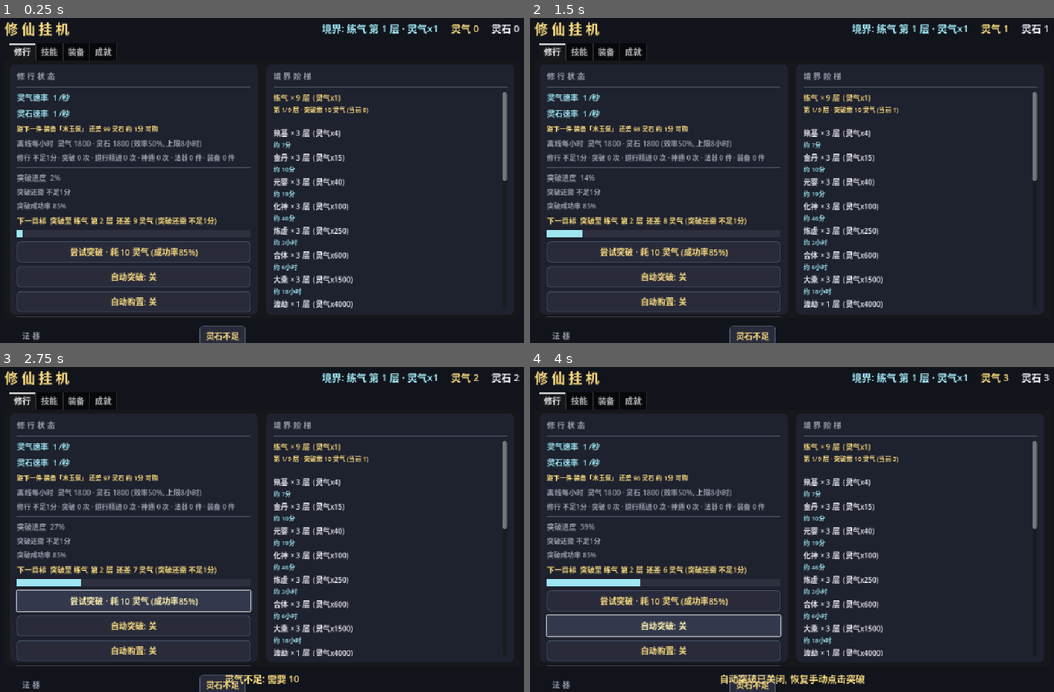
Above: before the commit, frames 1-4 (two rows, left to right).
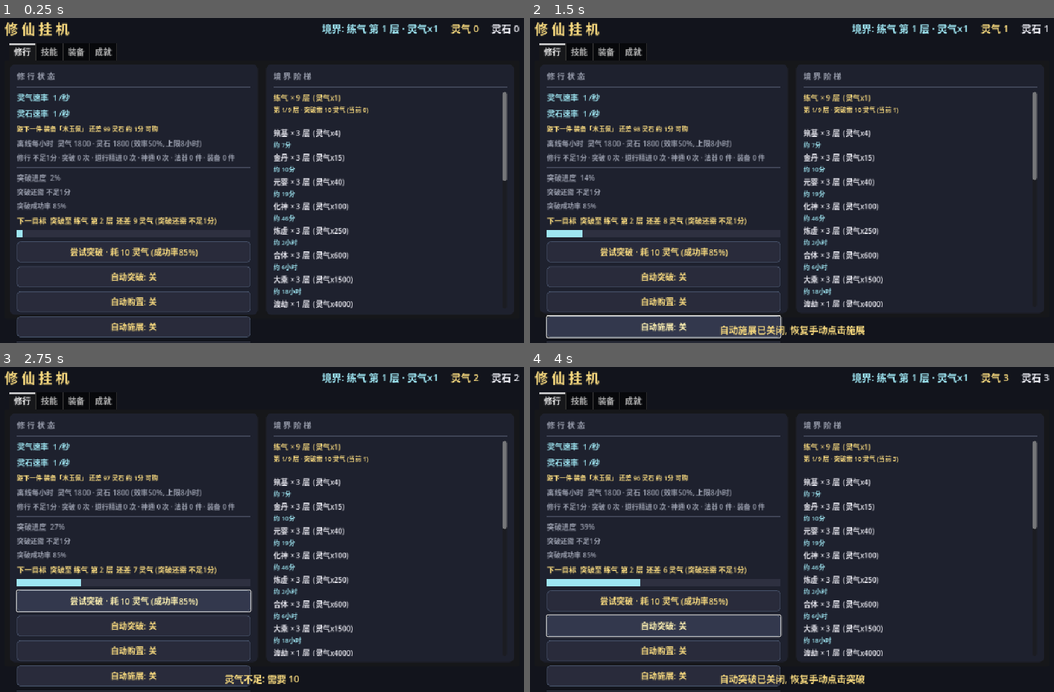
Above: after the commit, the same moments.

Repository: playerss/xiuxian-idle-godot
Game: Godot game, scene res://scenes/main.tscn
Same seed, same stepped clock (60 frames per second), same inputs: the game is played once before the commit and once after it.
Inputs (mouse positions are in pixels of both pictures, inside the frame that each line leads up to):
- Up to frame 1 (0.25 s): no input
- Up to frame 2 (1.5 s): click (661, 326) at 0.5 s, where only the run after the commit has a clickable "自动施展: 关"; click (661, 326) at 1.25 s, where only the run after the commit has a clickable "自动施展: 开"
- Up to frame 3 (2.75 s): click "尝试突破 · 耗 10 灵气 (成功率85%)" at 2 s
- Up to frame 4 (4 s): click "自动突破: 关" at 2.75 s; click "自动突破: 开" at 3.5 s

The runs differ from the first frame. In frame 1, 2.9% of the frame differs, in the area x 3-48%, y 91-100%; in frame 2, 3.7%, in the area x 3-97%, y 49-100%; in frame 3, 2.9%; in frame 4, 2.9%.

Commit message:
feat(打磨-69): 自动施展 — 挂机时主动神通冷却完毕仍要手动逐个点施展(一键施展也需手动点击), 与打磨-67/68自动系列口径不齐; 修行页自动购置下加"自动施展:关"开关按钮 (toggle_mode): 开启后 GameData._process 每帧自动施展所有就绪(无冷却)的已学主动神通 (复用use_all_active口径: 复用use_active_skill的冷却/爆发/skill_use埋点, 爆发=当前灵气速率x爆发秒数, 飞升后=道行); 置于_tick_active_cd之前: 冷却归零同帧即自动施展; 施展后各神通进冷却, 全冷却中0施展幂等无热循环; 反馈: 变更事件(_auto_cast_seq+1)驱动屏幕中央绿色浮动"自动施展N个神通(爆发+X灵气/道行)" (与打磨-45/60一键施展浮动同口径数量+爆发总量, 0施展不增事件不弹); 开关存档持久化(auto_cast字段, 旧档缺默认关), 离线期间不触发. GameData.auto_cast状态+_try_auto_cast自门控+auto_cast_last_text()只读接口(seq<=0/0施展=空串), main.gd _on_auto_cast切换+底部消息确认, _refresh状态变化才刷按钮态+_auto_cast_msg_seq变更事件去重驱动浮动(与_auto_cast_float_count断言计数分离防每帧重弹); selftest +22项=835项(默认关/关不施展/开+6神通全就绪skill_use+6爆发6x60恒等/进冷却就绪数0/冷却中0施展幂等/_tick_active_cd归零同帧再施展/文案数量+爆发fmt口径/未学0就绪/飞升道行口径/_process集成开关关不施展+开冷却中仅挂机收益+冷却照常推进/存档往返/旧档缺字段默认关), ui_test +25项=1474项(按钮存在/toggle/tooltip/初始关态/点击开按钮态+底部消息/再点关/_refresh同步/0就绪0变更不弹浮动/2神通就绪变更事件+文案精确匹配+绿色浮动可见/幂等0变更不再刷/开关切换无资源事件统计副作用); stress 613+主场景冒烟0报错回归全过; PROJECT_PLAN勾选打磨-69新增打磨-70候选, README补835/1474项+自动施展玩法说明, 4张Steam商店截图Xvfb重跑更新当前版UI(01修行页新增自动施展开关按钮 左栏GOLD像素3622程序化校验)

Diff:
--- a/scripts/game_data.gd
+++ b/scripts/game_data.gd
@@ -97,6 +97,10 @@
 var _auto_buy_last_equip := 0   # 打磨-68: 上轮 新购 装备 件数 (内存态, 供 auto_buy_last_text)
 var _auto_buy_last_cost := 0.0  # 打磨-68: 上轮 花费 灵石 (内存态, 供 auto_buy_last_text)
 var _auto_buy_last_swap := 0    # 打磨-68: 上轮 最佳换装 槽位数 (内存态, 供 auto_buy_last_text)
+var auto_cast := false          # 打磨-69: 自动施展 (开=主动神通冷却完毕自动施展爆发, 存档持久化)
+var _auto_cast_seq := 0         # 打磨-69: 自动施展 变更事件计数 (每轮 实际施展 +1, 不持久化, UI 据此弹浮动)
+var _auto_cast_last_n := 0      # 打磨-69: 上轮 施展 神通 数 (内存态, 供 auto_cast_last_text)
+var _auto_cast_last_burst := 0.0  # 打磨-69: 上轮 爆发 总量 (内存态, 供 auto_cast_last_text)
 var stats: Dictionary = {}  # 打磨-14: 修行统计 (累计时长/突破/道行/神通/法器/装备, 读档时 _load_stats 兜底)
 
 var _active_cd := {}        # 技能 id -> 剩余冷却秒
@@ -123,6 +127,10 @@
 	# 打磨-68: 自动购置 (开启时 灵石攒够 自动购入 法器/装备 并 最佳换装; _try_auto_buy 自门控于
 	# auto_buy, 灵石攒够才触发, 每帧至多一轮; 无浮动/闪烁 反馈 防 挂机刷屏)
 	_try_auto_buy()
+	# 打磨-69: 自动施展 (开启时 主动神通 冷却完毕 自动 施展 爆发; _try_auto_cast 自门控于
+	# auto_cast, 每帧至多一轮; 置于 _tick_active_cd 之前: 冷却归零 同帧 即自动施展,
+	# 施展后 各神通 进冷却, 全冷却中 0 施展 幂等 无热循环)
+	_try_auto_cast()
 	_stat_inc("play_sec", delta)  # 打磨-14: 累计在线时长
 	_tick_active_cd(delta)  # 神通冷却
 	# 成就检测 (节流 1 秒, 幂等; 灵石达标记类成就在挂机中也能触发)
@@ -1004,6 +1012,32 @@
 		return "自动最佳换装 %d 件" % _auto_buy_last_swap
 	return ""
 
+# 打磨-69: 自动施展 (挂机时 主动神通 冷却完毕 仍要 手动 逐个点 施展, 与 一键施展 口径 不齐;
+# GameData._process 每帧驱动 (置于 _tick_active_cd 之前, 冷却归零 同帧 即施展), 自门控于
+# auto_cast, 关闭时直接返回 故可直接调用测试; 本轮 自动 施展 所有 就绪 (无冷却) 的 已学
+# 主动神通 (复用 use_all_active 口径: 复用 use_active_skill 的 冷却/爆发/skill_use 埋点),
+# 施展后 各神通 进冷却, 下轮 全冷却中 0 施展 幂等, 无热循环; 每轮 有 施展 则 _auto_cast_seq+1
+# (UI 据此弹 绿色浮动, 与 打磨-45/60 一键施展 浮动 同口径 追加 爆发 总量); 0 施展 不增 事件
+# (UI 不弹 浮动, 口径 与 一键施展 0 变更 只走 底部消息 一致); 离线期间 不触发 (离线只结算收益))
+func _try_auto_cast() -> void:
+	if not auto_cast:
+		return
+	var r: Dictionary = use_all_active()
+	var n := int(r.get("count", 0))
+	var burst := float(r.get("burst", 0.0))
+	if n <= 0:
+		return
+	_auto_cast_seq += 1
+	_auto_cast_last_n = n
+	_auto_cast_last_burst = burst
+
+# 打磨-69: 自动施展 上一轮 变更 文案 (只读; seq<=0 [从未触发/读档重置] 返回 "")
+# 口径: "自动施展 N 个神通 (爆发+X 灵气/道行)" (飞升后 口径=道行, 与 打磨-60 一键施展 同格式)
+func auto_cast_last_text() -> String:
+	if _auto_cast_seq <= 0 or _auto_cast_last_n <= 0:
+		return ""
+	return "自动施展 %d 个神通 (爆发+%s %s)" % [_auto_cast_last_n, fmt(_auto_cast_last_burst), primary_res_name()]
+
 # roll: 传入 [0,1) 可确定性注入 (自测用), 默认 randf()
 func try_breakthrough(roll: float = -1.0) -> String:
 	last_break_result = 0
@@ -1293,6 +1327,7 @@
 		"stats": stats,
 		"auto_break": auto_break,  # 打磨-67: 自动突破开关 (旧档缺字段默认关)
 		"auto_buy": auto_buy,      # 打磨-68: 自动购置开关 (旧档缺字段默认关)
+		"auto_cast": auto_cast,    # 打磨-69: 自动施展开关 (旧档缺字段默认关)
 		"ts": int(Time.get_unix_time_from_system()),
 	}
 	var f := FileAccess.open(SAVE_PATH, FileAccess.WRITE)
@@ -1322,6 +1357,7 @@
 	_load_stats(parsed.get("stats", {}))  # 打磨-14: 修行统计 (旧档缺字段默认 0)
 	auto_break = bool(parsed.get("auto_break", false))  # 打磨-67: 自动突破开关 (旧档缺字段默认关)
 	auto_buy = bool(parsed.get("auto_buy", false))      # 打磨-68: 自动购置开关 (旧档缺字段默认关)
+	auto_cast = bool(parsed.get("auto_cast", false))    # 打磨-69: 自动施展开关 (旧档缺字段默认关)
 	equipped = {}
 	var eq: Dictionary = parsed.get("equipped", {})
 	if typeof(eq) == TYPE_DICTIONARY:
--- a/scripts/main.gd
+++ b/scripts/main.gd
@@ -41,6 +41,13 @@
 var _auto_buy_btn: Button       # 打磨-68: 自动购置开关 (toggle, 存档持久化)
 var _auto_buy_on := false       # 打磨-68: 上帧开关状态缓存 (变化才刷按钮态)
 var _auto_buy_msg_seq := 0      # 打磨-68: 已提示过的 自动购置 变更事件序号 (避免重复提示; 启动=0 与 GameData 同态)
+var _auto_cast_btn: Button      # 打磨-69: 自动施展开关 (toggle, 存档持久化)
+var _auto_cast_on := false      # 打磨-69: 上帧开关状态缓存 (变化才刷按钮态)
+var _auto_cast_float_label: Label   # 打磨-69: 自动施展 浮动提示 (顶层, 居中, 绿色)
+var _auto_cast_float_tween: Tween
+var _auto_cast_msg_seq := 0     # 打磨-69: 已处理过的 自动施展 变更事件序号 (避免重复弹浮动; 启动=0 与 GameData 同态)
+var _auto_cast_float_count := 0  # 打磨-69: 自动施展 浮动提示次数 (自测断言用)
+var _auto_cast_last_text := ""   # 打磨-69: 最近一次自动施展 浮动文案 (自测断言用)
 var _shop_box: VBoxContainer
 var _shop_rows: Dictionary = {}
 var _items_buy_btn: Button          # 打磨-29: 法器 一键购买 (修行页法器区)
@@ -273,6 +280,17 @@
 	_offline_float_label.mouse_filter = Control.MOUSE_FILTER_IGNORE
 	add_child(_offline_float_label)
 
+	# 打磨-69: 自动施展 浮动提示 (居中绿色, 与 一键系列 浮动 同口径/同位, 位置错开由 _ready_float 系列 承担)
+	_auto_cast_float_label = _label("", 22, Color(0.5, 0.9, 0.5))
+	_auto_cast_float_label.set_anchors_and_offsets_preset(Control.PRESET_CENTER)
+	_auto_cast_float_label.grow_horizontal = Control.GROW_DIRECTION_BOTH
+	_auto_cast_float_label.grow_vertical = Control.GROW_DIRECTION_BOTH
+	_auto_cast_float_label.horizontal_alignment = HORIZONTAL_ALIGNMENT_CENTER
+	_auto_cast_float_label.position = Vector2(0, -26)
+	_auto_cast_float_label.modulate = Color(1, 1, 1, 0)
+	_auto_cast_float_label.mouse_filter = Control.MOUSE_FILTER_IGNORE
+	add_child(_auto_cast_float_label)
+
 
 func _make_page(title: String) -> Panel:
 	var p := Panel.new()
@@ -353,6 +371,12 @@
 	_auto_buy_btn.pressed.connect(_on_auto_buy)
 	_auto_buy_btn.tooltip_text = "灵石攒够 自动购买 未拥有 法器/装备 (与 一键购置/一键购买 同口径: 价格升序连买 买得起 的, 槽位空时自动穿戴), 并自动 换上 各部位 最佳 拥有件 (一键最佳 口径)。\n每帧至多一轮, 灵石花到买不起为止 (购买后最便宜件恒买不起, 无热循环); 购入时底部消息提示 件数与花费 (无屏幕浮动, 避免挂机刷屏)。\n开关 存档 持久化, 默认 关 (手动玩家不受影响); 离线期间不触发 (离线只结算收益, 重新进入游戏后生效)。"
 	left.add_child(_auto_buy_btn)
+	# 打磨-69: 自动施展开关 (主动神通 冷却完毕 自动 施展 爆发; 状态变化才刷按钮态)
+	_auto_cast_btn = _make_button("自动施展: 关")
+	_auto_cast_btn.toggle_mode = true
+	_auto_cast_btn.pressed.connect(_on_auto_cast)
+	_auto_cast_btn.tooltip_text = "已学 主动神通 冷却完毕 自动 施展 爆发 (与 一键施展 同口径: 一次释放所有 就绪 的 主动神通, 各神通 爆发=当前灵气速率 x 爆发秒数, 飞升后=道行; 施展后 各自 进冷却)。\n每帧至多一轮 (施展后 各神通 进冷却, 全冷却中 0 施展, 无热循环); 施展时屏幕中央绿色浮动 提示 数量与 爆发总量 (与 一键施展 浮动 同口径)。\n开关 存档 持久化, 默认 关 (手动玩家不受影响); 离线期间不触发 (离线只结算收益, 重新进入游戏后生效)。"
+	left.add_child(_auto_cast_btn)
 	left.add_child(_sep())
 	# 法器标题 + 打磨-29: 一键购买 (价格升序连买买得起的法器)
 	# 打磨-44: 法器区 包进透明 Panel, 收集进度"法器"点击直达时金边高亮 1.2s
@@ -1201,6 +1225,15 @@
 		var ab_t: String = g.auto_buy_last_text()
 		if ab_t != "":
 			_show_msg(ab_t)
+	# 打磨-69: 自动施展开关 按钮态 (开关状态 变化才刷; 读档恢复/外部改 同步)
+	if g.auto_cast != _auto_cast_on:
+		_auto_cast_on = g.auto_cast
+		_auto_cast_btn.set_pressed_no_signal(g.auto_cast)
+		_auto_cast_btn.text = ("自动施展: 开" if g.auto_cast else "自动施展: 关")
+	# 打磨-69: 自动施展 变更事件 → 绿色浮动 (与 一键施展 浮动 同口径 数量+爆发总量, 0 施展 不增 事件 不弹)
+	if g._auto_cast_seq != _auto_cast_msg_seq:
+		_auto_cast_msg_seq = g._auto_cast_seq
+		_auto_cast_float(g.auto_cast_last_text())
 	# 打磨-32: 突破按钮"可突破"金边高亮 (资源攒够时引导点击, 状态变化才刷样式; 闪烁动画期间不干预)
 	var ready_now: bool = g.breakthrough_ready()
 	if ready_now != _break_ready:
@@ -1523,6 +1556,26 @@
 	_offline_float_tween.parallel().tween_property(_offline_float_label, "modulate:a", 0.0, 1.8).set_delay(0.6)
 
 
+# 打磨-69: 自动施展 浮动 — 自动 施展 就绪 神通 时 屏幕中央 绿色浮动 "✦ 自动施展 N 个神通 (爆发+X 灵气/道行) ✦"
+# (与 打磨-45/60 一键施展 浮动 同口径: 绿色/居中/上浮淡出/数量+爆发总量; 位置 y=-26 与 一键系列 同位,
+# 同一时间 手动 一键 与 自动 施展 不并发 [自动开关 由 挂机 驱动, 手动 由 点击 驱动]); 文案 由
+# GameData.auto_cast_last_text() 提供 (seq<=0 空串 时 不弹); 计数 _auto_cast_float_count 与
+# GameData._auto_cast_seq 同步 (启动=0 同态), 0 施展 不增 事件 不弹 浮动
+func _auto_cast_float(text: String) -> void:
+	if text == "":
+		return
+	_auto_cast_float_count += 1
+	_auto_cast_last_text = text
+	_auto_cast_float_label.text = "✦ " + text + " ✦"
+	_auto_cast_float_label.position = Vector2(0, -26)
+	_auto_cast_float_label.modulate = Color(1, 1, 1, 1)
+	if _auto_cast_float_tween != null and _auto_cast_float_tween.is_valid():
+		_auto_cast_float_tween.kill()
+	_auto_cast_float_tween = create_tween()
+	_auto_cast_float_tween.tween_property(_auto_cast_float_label, "position:y", -64.0, 1.6).set_ease(Tween.EASE_OUT).set_trans(Tween.TRANS_SINE)
+	_auto_cast_float_tween.parallel().tween_property(_auto_cast_float_label, "modulate:a", 0.0, 1.6).set_delay(0.5)
+
+
 func _apply_card_hl(row: PanelContainer, hi: bool) -> void:
 	var last: bool = bool(row.get_meta("_hl", false))
 	if last == hi:
@@ -1920,6 +1973,16 @@
 	_show_msg("自动购置已开启, 灵石攒够将自动购买法器/装备 (可存档, 离线期间不触发)" if GameData.auto_buy else "自动购置已关闭, 恢复手动点击购买")
 
 
+# 打磨-69: 自动施展开关 — 点击切 开/关 (存档持久化, 由 GameData._process 驱动 主动神通 自动 施展);
+# 底部消息确认口径 (开关动作 本身 无 施展/统计 副作用, 实际 施展 由 _try_auto_cast 走 use_all_active 真实 埋点 路径)
+func _on_auto_cast() -> void:
+	GameData.auto_cast = not GameData.auto_cast
+	_auto_cast_on = GameData.auto_cast
+	_auto_cast_btn.set_pressed_no_signal(GameData.auto_cast)
+	_auto_cast_btn.text = ("自动施展: 开" if GameData.auto_cast else "自动施展: 关")
+	_show_msg("自动施展已开启, 主动神通冷却完毕将自动施展爆发 (可存档, 离线期间不触发)" if GameData.auto_cast else "自动施展已关闭, 恢复手动点击施展")
+
+
 func _on_buy(item_id: String) -> void:
 	_show_msg(GameData.try_buy_item(item_id))
 
--- a/scripts/selftest.gd
+++ b/scripts/selftest.gd
@@ -2695,7 +2695,133 @@
 	g.auto_buy = true
 	g.load_game()
 	check(g.auto_buy == false, "打磨-68 旧档缺 auto_buy 默认 false")
-	# 收尾: 清空 拥有/穿戴 (防 后续 段/存档 污染) + 恢复 基准
+	# ---------- 打磨-69: 自动施展 (_try_auto_cast, 自门控于 auto_cast, 冷却完毕自动 施展 就绪 神通, 存档持久化) ----------
+	# 受控态: 清空 拥有/穿戴/已学 (基准: 无 功法/装备 加成, 灵气速率 = 1.0/s, 练气第1层), 冻结 _process 已生效
+	g.learned.clear()
+	g.owned.clear()
+	g.owned_eq.clear()
+	g.equipped.clear()
+	g.realm_idx = 0
+	g.layer = 1
+	g.ascended = false
+	g.dao_level = 0
+	g.essence = 0.0
+	g.dao = 0.0
+	g.stones = 0.0
+	g._active_cd = {}
+	check(g.auto_cast == false, "打磨-69 默认 auto_cast=false")
+	# 受控神通: 6 个 已学 主动神通 (境界0 可学, 各 爆发60s/冷却90s, 速率 1.0 -> 每发 爆发 60 灵气)
+	var act69: Array = []
+	for id in g.skill_ids:
+		var s: Dictionary = g.skill_by_id.get(str(id), {})
+		if s.is_empty() or str(s.get("type", "")) != "active":
+			continue
+		if int(s.get("unlock_realm", 99)) == 0 and int(s.get("unlock_layer", 99)) == 1:
+			act69.append(str(id))
+		if act69.size() == 6:
+			break
+	check(act69.size() == 6, "打磨-69 受控态 6 个 境界0 主动神通 数据存在 (实际 %d)" % act69.size())
+	var learned69: Array = g.learned.duplicate()
+	# 开关关: _try_auto_cast 自门控 直接返回 (有就绪神通 也不施展)
+	g.learned.clear()
+	for id in act69:
+		g.learned.append(str(id))
+	g.auto_cast = false
+	var seq69: int = g._auto_cast_seq
+	var stats69: Dictionary = g.stats.duplicate(true)
+	g._try_auto_cast()
+	check(g._auto_cast_seq == seq69 and g.stats == stats69 and g.essence == 0.0,
+		"打磨-69 关 不施展 (essence=%s seq=%d)" % [g.fmt(g.essence), g._auto_cast_seq])
+	# 开关开: 6 神通 全就绪 -> 自动 施展 6 个 (复用 use_all_active 口径: 爆发 6x60=360 灵气, 各 进冷却 90s)
+	g.auto_cast = true
+	var rate69: float = g.qi_per_sec()
+	var exp_burst69: float = rate69 * 360.0
+	g._try_auto_cast()
+	check(float(g.stats.get("skill_use", 0.0)) == float(stats69.get("skill_use", 0.0)) + 6.0,
+		"打磨-69 开+就绪 skill_use+6 埋点")
+	check(absf(g.essence - exp_burst69) < 1e-6, "打磨-69 开+就绪 爆发 6x60 灵气 (实际 %s, 期望 %s)" % [g.fmt(g.essence), g.fmt(exp_burst69)])
+	check(g._auto_cast_seq == seq69 + 1, "打磨-69 一轮施展 _auto_cast_seq+1 (实际 %d)" % g._auto_cast_seq)
+	check(g.active_ready_count() == 0, "打磨-69 施展后 6 神通 全 进冷却 (就绪数=%d)" % g.active_ready_count())
+	# 冷却中: 幂等 0 施展 不增 事件 (全冷却中 无热循环)
+	var seq69b: int = g._auto_cast_seq
+	var stats69b: Dictionary = g.stats.duplicate(true)
+	g._try_auto_cast()
+	check(g._auto_cast_seq == seq69b and g.stats == stats69b, "打磨-69 冷却中 0施展 不增 事件/统计 (seq=%d)" % g._auto_cast_seq)
+	# 冷却 归零 (手动驱动 _tick_active_cd, 与 _process 同路径): 冷却完毕 同帧 自动 再施展
+	g._tick_active_cd(91.0)
+	g._try_auto_cast()
+	check(float(g.stats.get("skill_use", 0.0)) == float(stats69.get("skill_use", 0.0)) + 12.0,
+		"打磨-69 冷却完毕 自动 再施展 skill_use+12 (实际 %s)" % str(g.stats.get("skill_use", 0.0)))
+	check(g._auto_cast_seq == seq69 + 2, "打磨-69 第二轮 _auto_cast_seq+1 (实际 %d)" % g._auto_cast_seq)
+	# 文案: 只读接口 数量+爆发 总量 (fmt 口径, 未飞升=灵气; 0 施展 前 口径 保持 上轮 值)
+	check(g.auto_cast_last_text() == "自动施展 6 个神通 (爆发+%s 灵气)" % g.fmt(exp_burst69),
+		"打磨-69 auto_cast_last_text 数量+爆发 (实际 %s)" % g.auto_cast_last_text())
+	# 未学 主动神通: 0 就绪 0 施展 (清空 已学 后 开关开 也 不触发)
+	g.learned.clear()
+	g._active_cd = {}
+	var seq69c: int = g._auto_cast_seq
+	g._try_auto_cast()
+	check(g._auto_cast_seq == seq69c and g.auto_cast_last_text() != "", "打磨-69 未学神通 0施展 不增 事件 (文案保持 上轮)")
+	# 飞升后 口径: 爆发 入 道行 (道行阶段 初仙 x2, 速率 = 100000x2 = 200000/s, 爆发 = 200000x360)
+	g.learned.clear()
+	for id in act69:
+		g.learned.append(str(id))
+	g._active_cd = {}
+	g.ascended = true
+	g.dao_level = 0
+	g.dao = 0.0
+	g.essence = 0.0
+	var rate_asc: float = g.qi_per_sec()
+	var exp_burst_asc: float = rate_asc * 360.0
+	g._try_auto_cast()
+	check(absf(g.dao - exp_burst_asc) < 1e-3 and absf(g.essence) < 1e-9,
+		"打磨-69 飞升后 爆发 入 道行 (dao=%s 期望 %s)" % [g.fmt(g.dao), g.fmt(exp_burst_asc)])
+	check(g.auto_cast_last_text() == "自动施展 6 个神通 (爆发+%s 道行)" % g.fmt(exp_burst_asc),
+		"打磨-69 飞升后 文案 道行 口径 (实际 %s)" % g.auto_cast_last_text())
+	# _process 集成: 手动驱动一帧 (已冻结, 无并发) — 开关关 且 就绪 -> 不施展
+	# (飞升态 挂机 道行 累积 0.016s x 200000/s ≈ 3.2, 施展 爆发 7200 万 远大于 挂机 增量)
+	g.ready_events.clear()
+	g._active_cd = {}
+	g.auto_cast = false
+	var seq69d: int = g._auto_cast_seq
+	var dao69: float = g.dao
+	g._process(0.016)
+	var gain69d: float = g.dao - dao69
+	check(g._auto_cast_seq == seq69d and gain69d > 0.0 and gain69d < exp_burst_asc * 0.5,
+		"打磨-69 _process 关 就绪 不自动施展 (dao增量=%s 灵气, 爆发=%s)" % [g.fmt(gain69d * 100.0), g.fmt(exp_burst_asc)])
+	# _process 集成: 开关开 且 冷却中 -> 挂机 不施展 (冷却 tick 照常 推进, 两帧后 仍冷却 无爆发)
+	g.auto_cast = true
+	g.ready_events.clear()
+	for id in act69:
+		g._active_cd[id] = 45.0
+	var dao69b: float = g.dao
+	g._process(0.016)
+	g._process(0.016)
+	check(g._auto_cast_seq == seq69d and g.ready_events.is_empty(),
+		"打磨-69 _process 开 冷却中 不施展 无就绪事件 (seq=%d)" % g._auto_cast_seq)
+	check(absf(g.dao - dao69b - g.qi_per_sec() * 0.032) < 1e-2,
+		"打磨-69 _process 开 冷却中 仅 挂机 收益 无爆发 (dao增量=%s)" % g.fmt(g.dao - dao69b))
+	check(float(g._active_cd.get(act69[0], 0.0)) < 45.0, "打磨-69 _process 开 冷却 照常推进")
+	# 存档往返: auto_cast 保存/读取 一致
+	g.auto_cast = false
+	g.save_game()
+	g.auto_cast = true
+	g.load_game()
+	check(g.auto_cast == false, "打磨-69 存档 auto_cast=false 往返 (实际 %s)" % str(g.auto_cast))
+	g.auto_cast = true
+	g.save_game()
+	var sd69: Dictionary = _save_json()
+	check(bool(sd69.get("auto_cast", false)) == true, "打磨-69 存档含 auto_cast=true 字段 (实际 %s)" % str(sd69.get("auto_cast")))
+	g.load_game()
+	check(g.auto_cast == true, "打磨-69 读档恢复 auto_cast=true")
+	# 旧档兼容: 缺 auto_cast 字段 默认 false
+	var wf69 := FileAccess.open(g.SAVE_PATH, FileAccess.WRITE)
+	wf69.store_string(JSON.stringify({"realm_idx": 0, "layer": 1, "essence": 5.0, "stones": 7.0}))
+	wf69.close()
+	g.auto_cast = true
+	g.load_game()
+	check(g.auto_cast == false, "打磨-69 旧档缺 auto_cast 默认 false")
+	# 收尾: 清空 拥有/穿戴/已学 (防 后续 段/存档 污染) + 恢复 基准
 	g.owned.clear()
 	g.owned_eq.clear()
 	g.equipped.clear()
--- a/scripts/store_shots.gd
+++ b/scripts/store_shots.gd
@@ -136,3 +136,5 @@
 		"skill_use": 15.0, "item_buy": 3.0, "equip_buy": 4.0,
 	}
 	g.check_achievements()  # 自动解锁 6 个 (境界/首次/法器/技能/装备)
+	# 打磨-69: 自动施展 展示 开 态 (自动突破/购置 保持 关, 仅 施展 展示 开 态 按钮 金边)
+	g.auto_cast = true
--- a/scripts/ui_test.gd
+++ b/scripts/ui_test.gd
@@ -98,6 +98,7 @@
 	_assert_offline_float()
 	await _assert_auto_break()
 	await _assert_auto_buy()
+	await _assert_auto_cast()
 	_finish()
 
 
@@ -2089,6 +2090,126 @@
 	await get_tree().process_frame
 
 
+# 打磨-69: 自动施展 — 开关按钮存在/tooltip/点击切换/开关态同步/0就绪不触发变更事件/
+# 就绪触发变更+_refresh 弹绿色浮动(文案=接口+爆发总量+可见)/冷却中0变更不再刷/开关切换无副作用;
+# 收尾恢复基准态 (含 自动系列 三开关 全 关)
+func _assert_auto_cast() -> void:
+	var g := GameData
+	var btn: Button = ui._auto_cast_btn
+	check(btn != null, "打磨-69 自动施展开关按钮存在")
+	if btn == null:
+		return
+	check(btn.toggle_mode, "打磨-69 开关按钮 toggle_mode")
+	check(btn.tooltip_text.find("自动 施展") >= 0 and btn.tooltip_text.find("存档") >= 0,
+		"打磨-69 tooltip 含 自动施展/存档 口径 (实际 %s)" % btn.tooltip_text)
+	check(btn.tooltip_text.find("绿色浮动") >= 0, "打磨-69 tooltip 含 绿色浮动 口径")
+	check(g.auto_cast == false and not btn.button_pressed and str(btn.text) == "自动施展: 关",
+		"打磨-69 初始 关 态 (文本/按压/存档值 一致)")
+	# 点击切换: 开 (底部消息 + 按钮态 + 存档值)
+	ui._on_auto_cast()
+	check(g.auto_cast == true, "打磨-69 点击后 auto_cast=true (实际 %s)" % str(g.auto_cast))
+	check(btn.button_pressed and str(btn.text) == "自动施展: 开", "打磨-69 点击后 按钮按压+文本 开")
+	check(str(ui._msg_label.text).find("自动施展已开启") >= 0, "打磨-69 开启 底部消息 (实际 %s)" % str(ui._msg_label.text))
+	# 点击切换: 关
+	ui._on_auto_cast()
+	check(g.auto_cast == false and not btn.button_pressed and str(btn.text) == "自动施展: 关", "打磨-69 再点 关 态")
+	check(str(ui._msg_label.text).find("自动施展已关闭") >= 0, "打磨-69 关闭 底部消息 (实际 %s)" % str(ui._msg_label.text))
+	# 外部改存档值: _refresh 同步按钮态 (读档恢复 场景)
+	g.auto_cast = true
+	ui._refresh()
+	check(btn.button_pressed and str(btn.text) == "自动施展: 开", "打磨-69 _refresh 同步 外部置 开 按钮态")
+	# 受控态: 2 个 境界0 主动神通 已学 (速率 1.0, 各 爆发 60, 冷却 90)
+	g.learned.clear()
+	g.owned.clear()
+	g.owned_eq.clear()
+	g.equipped.clear()
+	g.realm_idx = 0
+	g.layer = 1
+	g.ascended = false
+	g.dao_level = 0
+	g.essence = 0.0
+	g.dao = 0.0
+	g.stones = 0.0
+	g._active_cd = {}
+	g._auto_cast_seq = 0
+	ui._auto_cast_msg_seq = 0
+	ui._auto_cast_float_count = 0
+	var act: Array = []
+	for id in g.skill_ids:
+		var s: Dictionary = g.skill_by_id.get(str(id), {})
+		if s.is_empty() or str(s.get("type", "")) != "active":
+			continue
+		if int(s.get("unlock_realm", 99)) == 0 and int(s.get("unlock_layer", 99)) == 1:
+			act.append(str(id))
+		if act.size() == 2:
+			break
+	check(act.size() == 2, "打磨-69 受控态 2 神通 数据存在 (实际 %d)" % act.size())
+	g.learned.clear()
+	for id in act:
+		g.learned.append(str(id))
+	var fl: Label = ui._auto_cast_float_label
+	check(fl != null, "打磨-69 浮动 Label 节点存在")
+	# 0 就绪 (全冷却中): _try_auto_cast 0 变更, _refresh 不弹浮动
+	for id in act:
+		g._active_cd[id] = 90.0
+	var seq0: int = g._auto_cast_seq
+	var stats0: Dictionary = g.stats.duplicate(true)
+	g._try_auto_cast()
+	check(g._auto_cast_seq == seq0 and g.stats == stats0, "打磨-69 0就绪 0变更 不增 事件/统计 (seq=%d)" % g._auto_cast_seq)
+	ui._refresh()
+	check(ui._auto_cast_float_count == 0 and str(fl.text) == "", "打磨-69 0变更 不弹 浮动 (count=%d)" % ui._auto_cast_float_count)
+	# 就绪: 手动驱动 _try_auto_cast (2 神通 爆发 120 灵气) + _refresh 弹 绿色浮动 (文案=接口)
+	g._active_cd = {}
+	g._try_auto_cast()
+	check(g._auto_cast_seq == seq0 + 1, "打磨-69 就绪 触发 变更 事件 seq+1 (实际 %d)" % g._auto_cast_seq)
+	check(str(g.auto_cast_last_text()) == "自动施展 2 个神通 (爆发+120 灵气)",
+		"打磨-69 auto_cast_last_text 数量+爆发 (实际 %s)" % g.auto_cast_last_text())
+	check(absf(g.essence - 120.0) < 1e-6, "打磨-69 2 神通 爆发 120 灵气 (实际 %s)" % g.fmt(g.essence))
+	fl.text = "SENTINEL_69"
+	ui._refresh()
+	check(ui._auto_cast_float_count == 1, "打磨-69 _refresh 弹浮动 计数+1 (实际 %d)" % ui._auto_cast_float_count)
+	check(str(fl.text) == "✦ 自动施展 2 个神通 (爆发+120 灵气) ✦",
+		"打磨-69 浮动文案=接口 (实际 %s)" % str(fl.text))
+	check(fl.get_theme_color("font_color") == Color(0.5, 0.9, 0.5), "打磨-69 浮动 绿色")
+	check(fl.visible, "打磨-69 浮动 可见")
+	# 幂等: 冷却中 0 变更, _refresh 不再刷 (保持 上条 浮动 文案)
+	var fl_text: String = str(fl.text)
+	var seq1: int = g._auto_cast_seq
+	g._try_auto_cast()
+	check(g._auto_cast_seq == seq1, "打磨-69 冷却中 0变更 不增 事件 (seq=%d)" % g._auto_cast_seq)
+	ui._refresh()
+	check(ui._auto_cast_float_count == 1 and str(fl.text) == fl_text, "打磨-69 幂等 后 浮动 不变 (实际 %s)" % str(fl.text))
+	# 开关不消耗资源/不计 施展 统计 (开关动作 本身 无 副作用; 前置 置 关 保证 双击 后 仍 关)
+	g.auto_cast = false
+	var seq_sw: int = g._auto_cast_seq
+	var stats_sw: Dictionary = g.stats.duplicate(true)
+	var ess_sw: float = g.essence
+	ui._on_auto_cast()
+	ui._on_auto_cast()
+	check(g.auto_cast == false and g._auto_cast_seq == seq_sw and g.stats == stats_sw and absf(g.essence - ess_sw) < 1e-9,
+		"打磨-69 开关切换 无 资源/事件/统计 副作用")
+	# 收尾: 恢复基准态 (防污染) + 自动系列 三开关 全 关
+	g.learned.clear()
+	g.owned.clear()
+	g.owned_eq.clear()
+	g.equipped.clear()
+	g.realm_idx = 0
+	g.layer = 1
+	g.ascended = false
+	g.dao_level = 0
+	g.essence = 0.0
+	g.dao = 0.0
+	g.stones = 0.0
+	g.last_break_result = 0
+	g.auto_buy = false
+	g.auto_break = false
+	g.auto_cast = false
+	g._active_cd = {}
+	g.ready_events.clear()
+	ui._refresh()
+	await get_tree().process_frame
+
+
 func _finish() -> void:
 	print("")
 	if _fail.is_empty():
Binary file changed: store/shots/01_training.png
Binary file changed: store/shots/02_skills.png
Binary file changed: store/shots/03_equipment.png
Binary file changed: store/shots/04_achievements.png
Not shown, changed: PROJECT_PLAN.md
